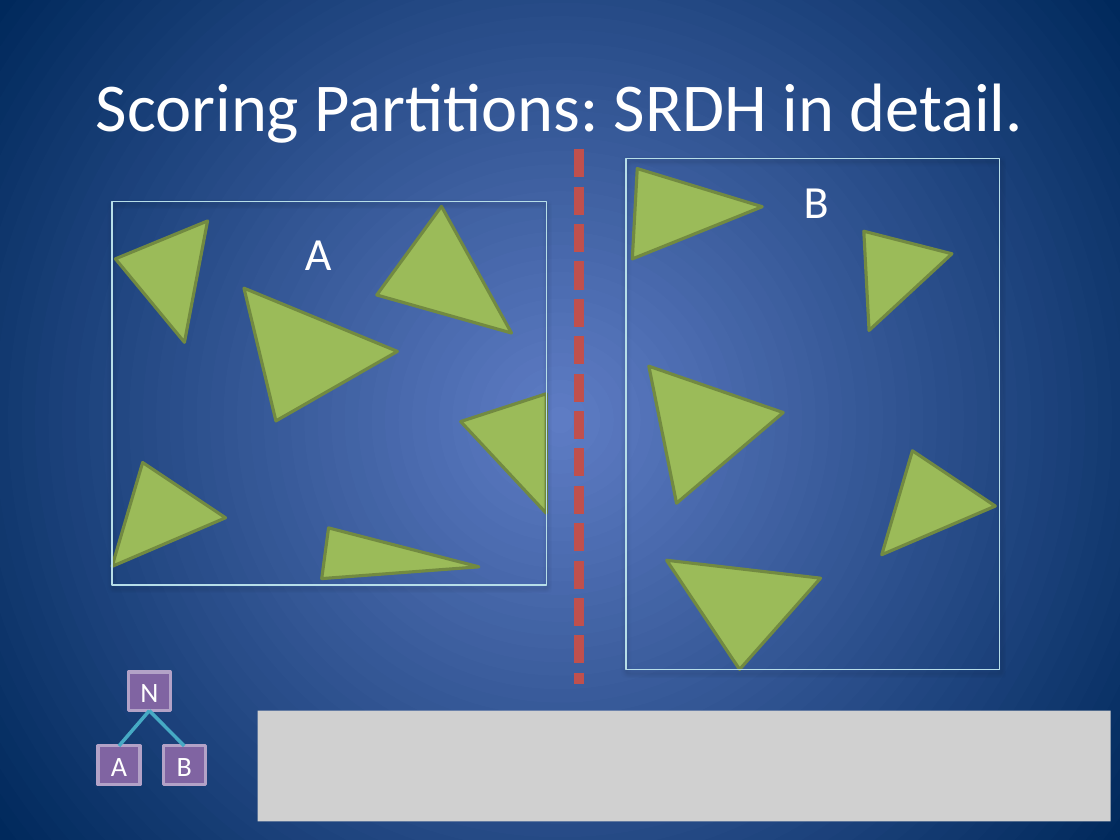
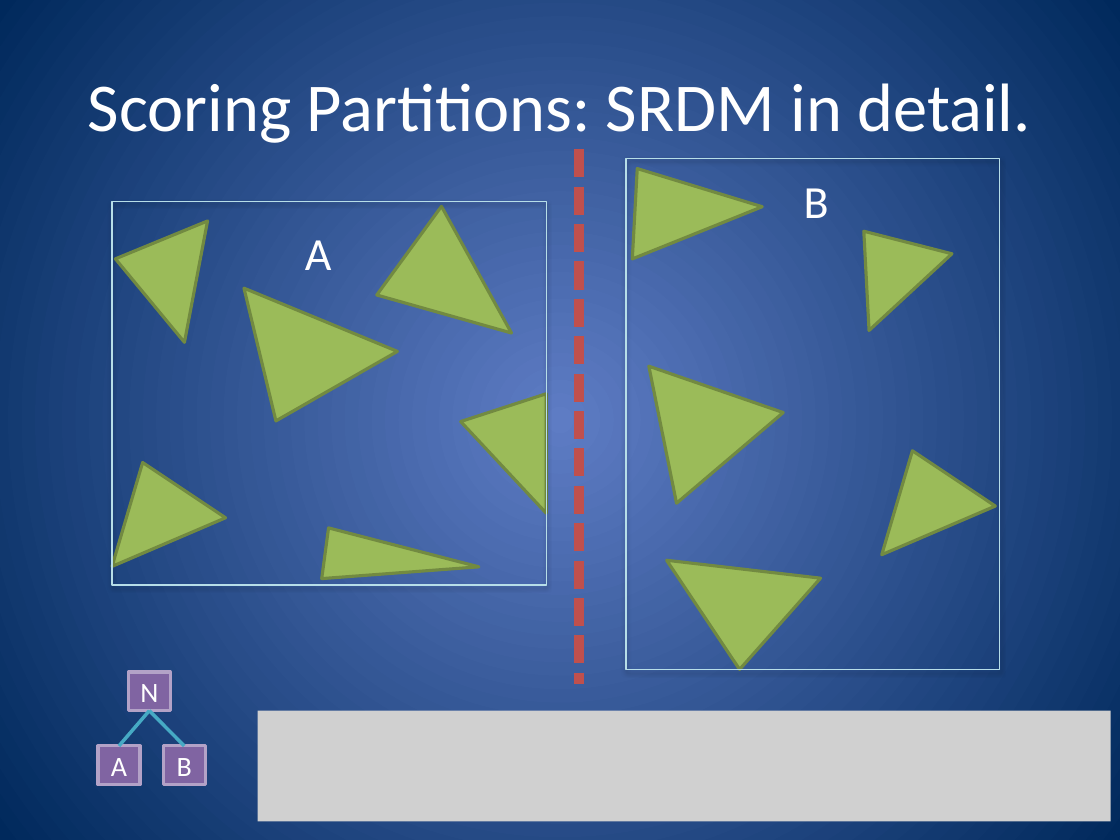
Before and after one commit to nfeltman/RayView, a slide deck: slide 32 of documentation/GroupMeetingPresentation.pptx. Drawn at 1120x840 pixels with LibreOffice and Linux fonts; fonts in the diff are those of the drawing; grey boxes stand for pictures. Boxes give left, top, right and bottom in pixels: in the first picture for what was removed or moved away, otherwise in the second. Text is boxed around its words. In the diff, an @@ line names an element or a change of style, - is before the commit and + after.

```diff
--- a/documentation/GroupMeetingPresentation.pptx
+++ b/documentation/GroupMeetingPresentation.pptx
@@ title at [88,83,1031,143]: text changed @@
-Scoring Partitions: SRDH in detail.
+Scoring Partitions: SRDM in detail.
```
Also in this commit, not shown: 10 other slides changed, 7 slides added, 3 slides removed.
